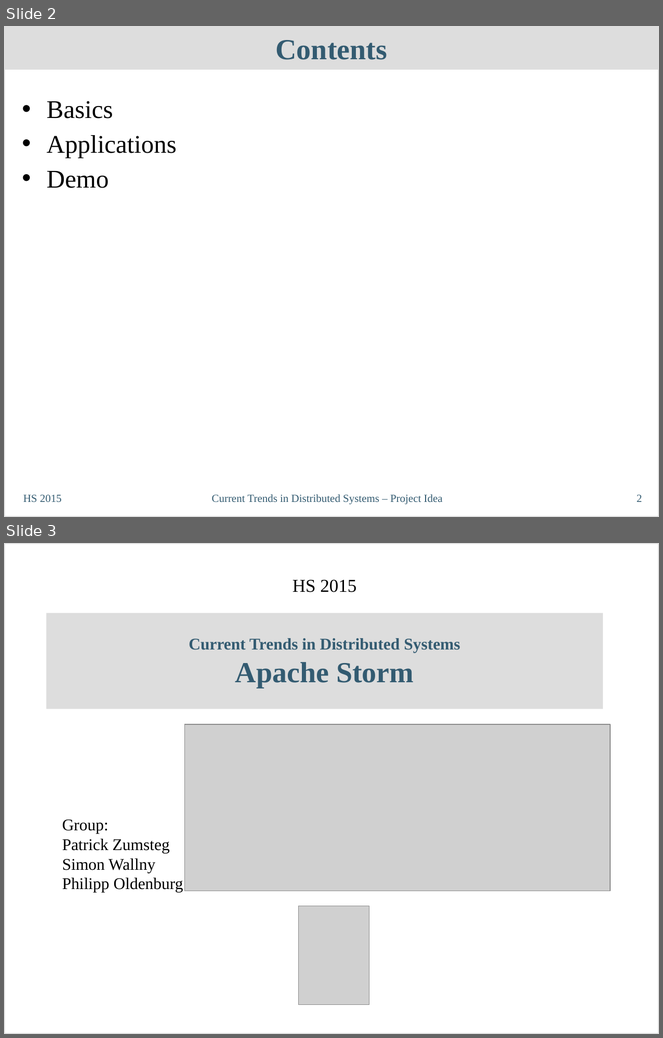
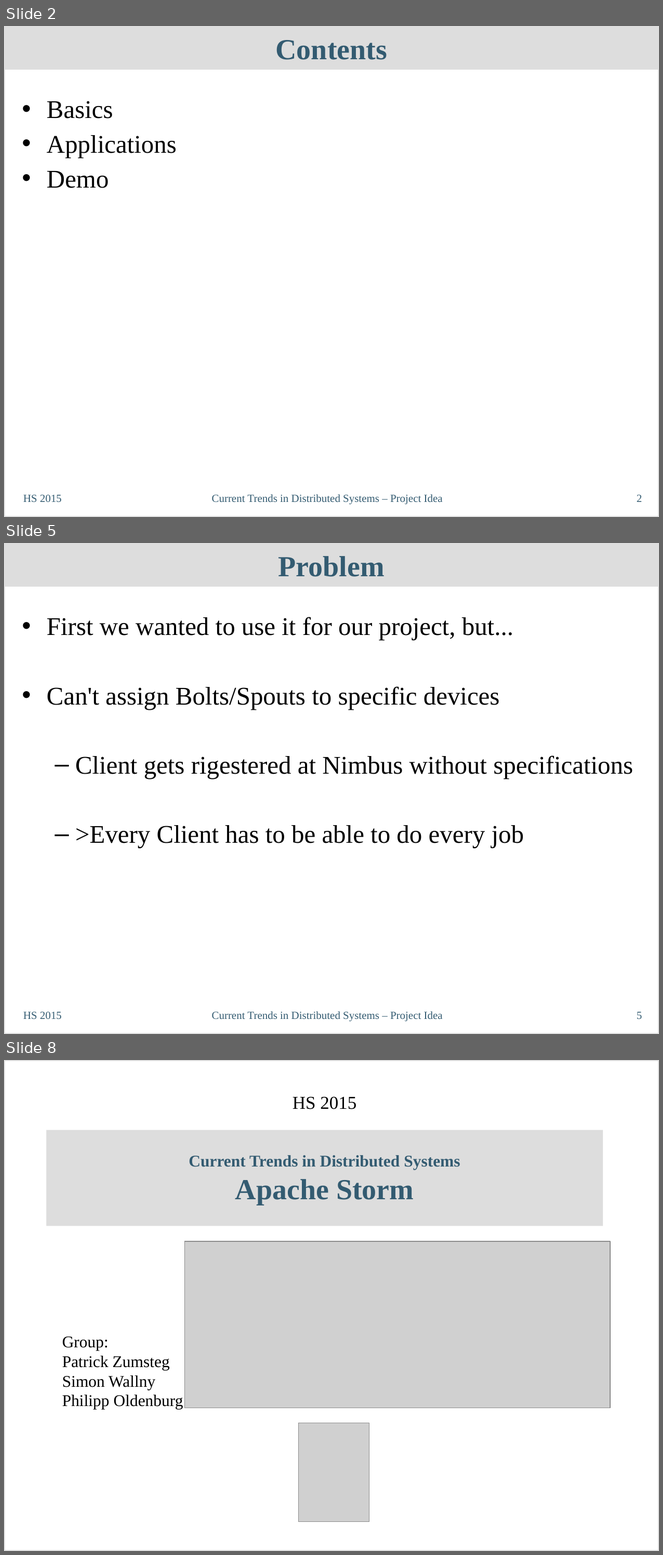
Before and after one commit to philipp-oldenburg/ctds-storm, a slide deck: Storm-Referat/CT-Präsentation - Philipp.odp. Shown one above the other, each under a label of ours: slides 2 and 3 before the commit, slides 2, 5 and 8 after it; the slides between them are not shown. The pictures are 663x1038 and 663x1555 pixels, drawn with LibreOffice and Linux fonts; fonts in the diff are those of the drawing; grey boxes stand for pictures. Boxes give left, top, right and bottom in pixels: in the first picture for what was removed or moved away, otherwise in the second. Text is boxed around its words. In the diff, an @@ line names an element or a change of style, - is before the commit and + after.

```diff
--- a/Storm-Referat/CT-Präsentation - Philipp.odp
+++ b/Storm-Referat/CT-Präsentation - Philipp.odp
@@ slide 5 added at (4, 543, 659, 1034), background #FFFFFF; not listed: 1 template element that a slide beside it also shows @@
@@ title added at (4, 543, 659, 587), fill #DDDDDD, 32 pt, text #335B71, bold @@
+Problem
@@ text added at (47, 617, 633, 848), 28 pt, text #000000 @@
+• First we wanted to use it for our project, but...
+• Can't assign Bolts/Spouts to specific devices
+  – Client gets rigestered at Nimbus without specifications
+  – >Every Client has to be able to do every job
@@ text added at (23, 1012, 62, 1019), 12 pt, text #335B71 @@
+HS 2015
@@ text added at (212, 1012, 443, 1022), 12 pt, text #335B71 @@
+Current Trends in Distributed Systems – Project Idea
@@ page number added at (637, 1012, 642, 1019), 12 pt, text #335B71 @@
+5
@@ what was slide 3 is now slide 8 @@
```
Also in this commit, not shown: 4 other slides added, 2 other files.
